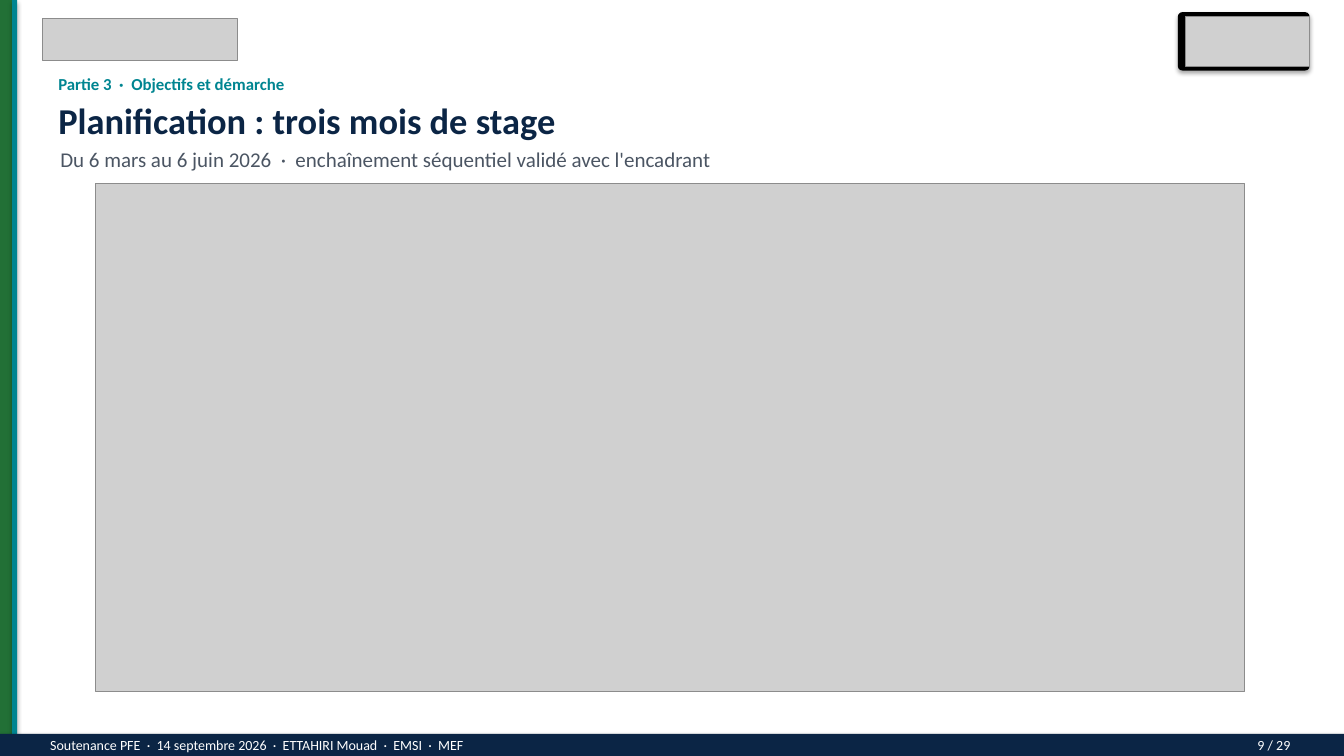
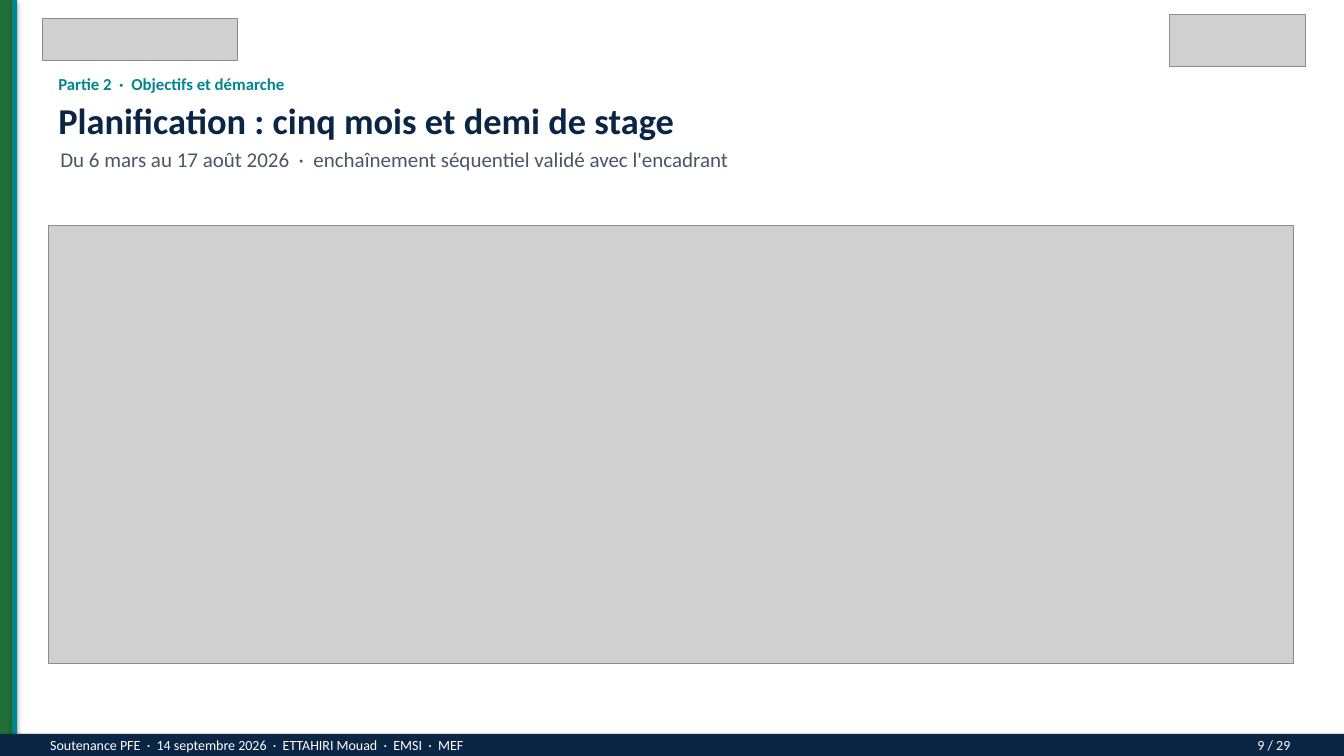
Before and after one commit to mouadofficiel2003/PFE2, a slide deck: slide 9 of soutenance/Soutenance-PFE-ETTAHIRI-Mouad.pptx. Drawn at 1344x756 pixels with LibreOffice and Linux fonts; fonts in the diff are those of the drawing; grey boxes stand for pictures. Boxes give left, top, right and bottom in pixels: in the first picture for what was removed or moved away, otherwise in the second. Text is boxed around its words. In the diff, an @@ line names an element or a change of style, - is before the commit and + after.

```diff
--- a/soutenance/Soutenance-PFE-ETTAHIRI-Mouad.pptx
+++ b/soutenance/Soutenance-PFE-ETTAHIRI-Mouad.pptx
@@ picture: place and size @@
-picture at (1187,16,1311,67)
+picture at (1171,14,1307,67)
@@ rounded rectangle removed at (1179,12,1311,71) @@
@@ text at (58,78,285,93): text changed @@
-Partie 3 · Objectifs et démarche
+Partie 2 · Objectifs et démarche
@@ text at (58,108,674,140): text changed @@
-Planification : trois mois de stage
+Planification : cinq mois et demi de stage
@@ text at (60,152,728,171): text changed @@
-Du 6 mars au 6 juin 2026 · enchaînement séquentiel validé avec l'encadrant
+Du 6 mars au 17 août 2026 · enchaînement séquentiel validé avec l'encadrant
@@ picture: place and size @@
-picture at (96,184,1245,693)
+picture at (48,225,1294,663)
```
Also in this commit, not shown: 28 other slides changed, 45 other files.
